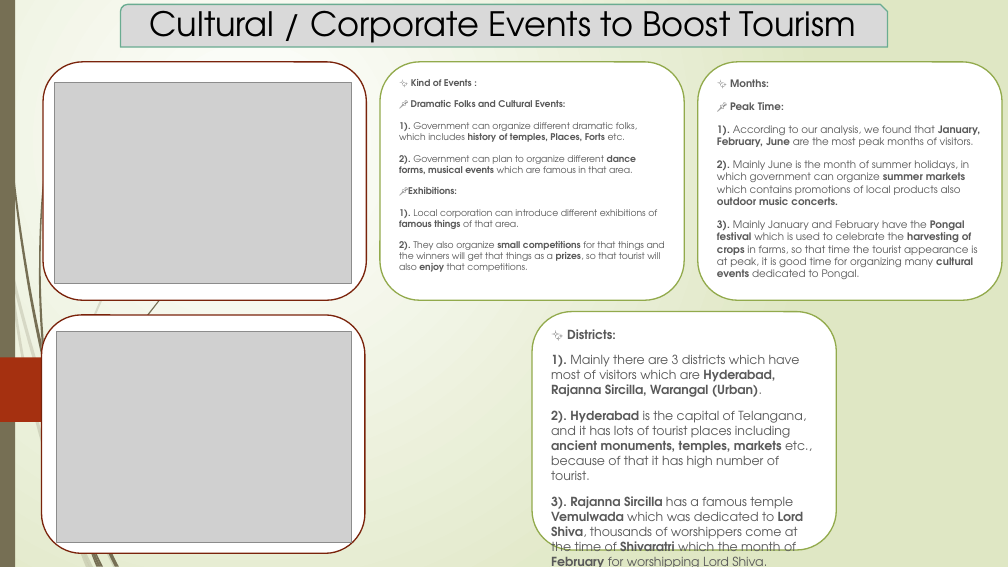
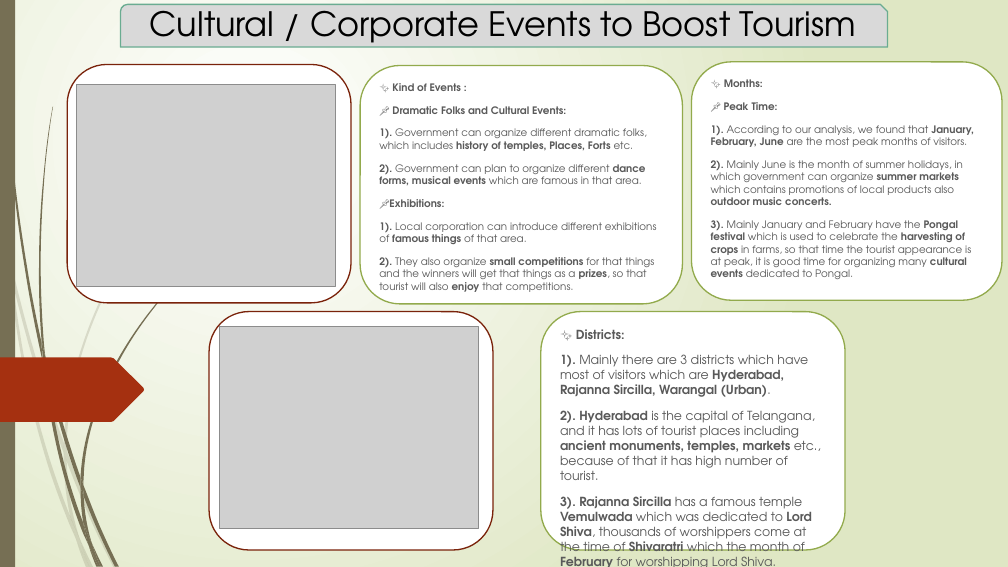
Before and after one commit to Kartik-Lohar/Telangana_Tourism, a slide deck: slide 15 of Tourism Challenge by Codebasics.pptx. Drawn at 1008x567 pixels with LibreOffice and Linux fonts; fonts in the diff are those of the drawing; grey boxes stand for pictures. Boxes give left, top, right and bottom in pixels: in the first picture for what was removed or moved away, otherwise in the second. Text is boxed around its words. In the diff, an @@ line names an element or a change of style, - is before the commit and + after.

```diff
--- a/Tourism Challenge by Codebasics.pptx
+++ b/Tourism Challenge by Codebasics.pptx
@@ rounded rectangle: place and size @@
-rounded rectangle at [43, 62, 367, 300]
+rounded rectangle at [67, 64, 351, 302]
@@ picture: place and size @@
-picture at [54, 82, 352, 284]
+picture at [76, 85, 336, 286]
@@ rounded rectangle "✨ Kind of Events :": place and size @@
-rounded rectangle "✨ Kind of Events :" at [380, 62, 684, 300]
+rounded rectangle "✨ Kind of Events :" at [360, 66, 682, 304]
@@ rounded rectangle "✨ Kind of Events :" at [360, 66, 682, 304]: size 8.8 to 9.8 pt @@
@@ rounded rectangle "✨ Months:": place and size @@
-rounded rectangle "✨ Months:" at [698, 62, 1002, 300]
+rounded rectangle "✨ Months:" at [692, 62, 1003, 300]
@@ rounded rectangle: place and size @@
-rounded rectangle at [42, 315, 365, 554]
+rounded rectangle at [209, 312, 493, 550]
@@ picture added at [219, 326, 478, 529] @@
@@ rounded rectangle "✨ Districts:": place and size @@
-rounded rectangle "✨ Districts:" at [532, 312, 836, 550]
+rounded rectangle "✨ Districts:" at [541, 312, 845, 550]
@@ freeform shape added at [45, 357, 80, 488], fill #766F54 @@
@@ picture removed at [56, 332, 352, 543] @@
@@ freeform shape added at [64, 443, 67, 461], fill #766F54 at 20% opacity @@
@@ freeform shape added at [64, 453, 79, 538], fill #766F54 at 20% opacity @@
@@ freeform shape added at [80, 477, 83, 496], fill #766F54 @@
@@ freeform shape added at [80, 488, 91, 544], fill #766F54 @@
```
Also in this commit, not shown: 14 other slides changed, 1 slide added, 1 other file.
